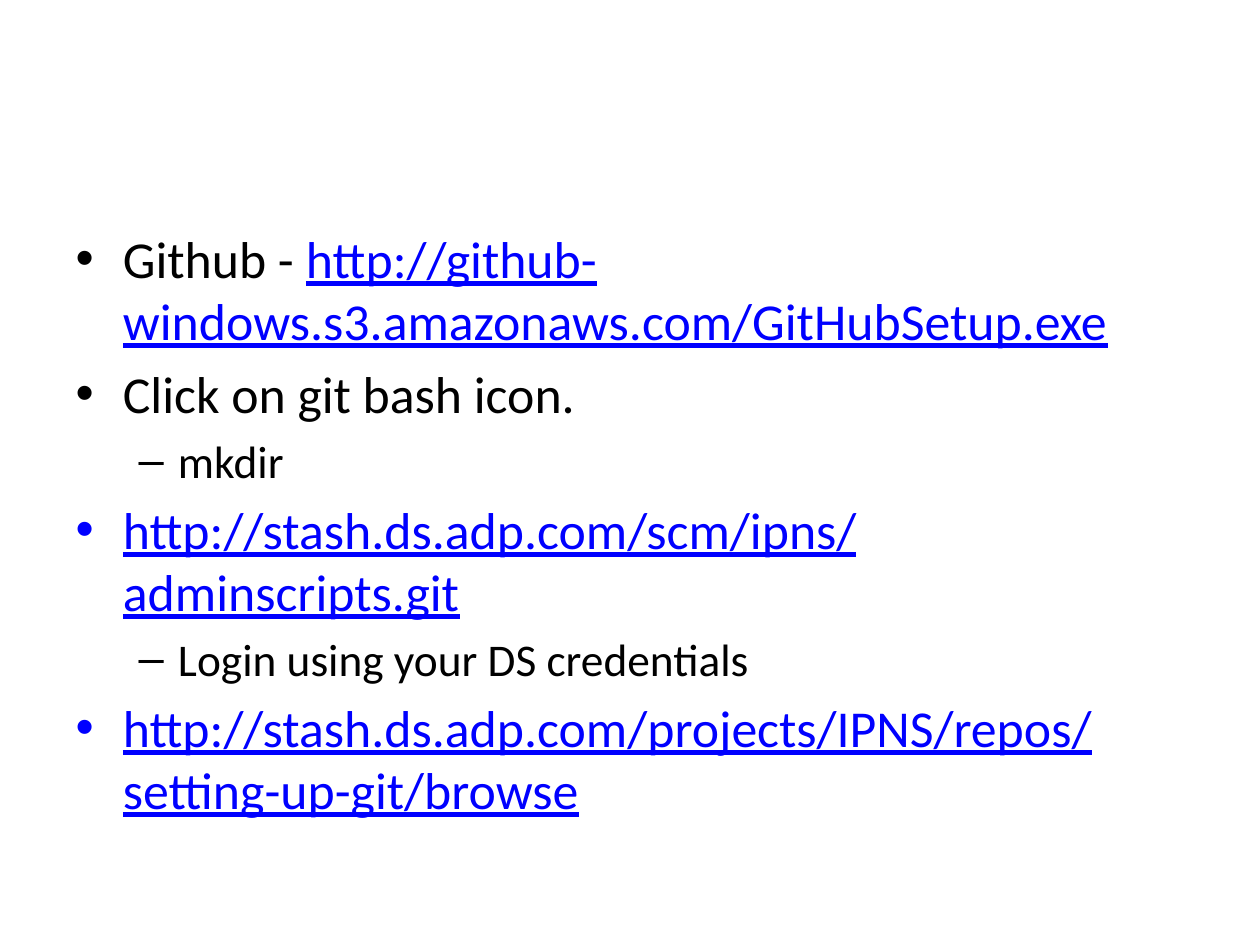
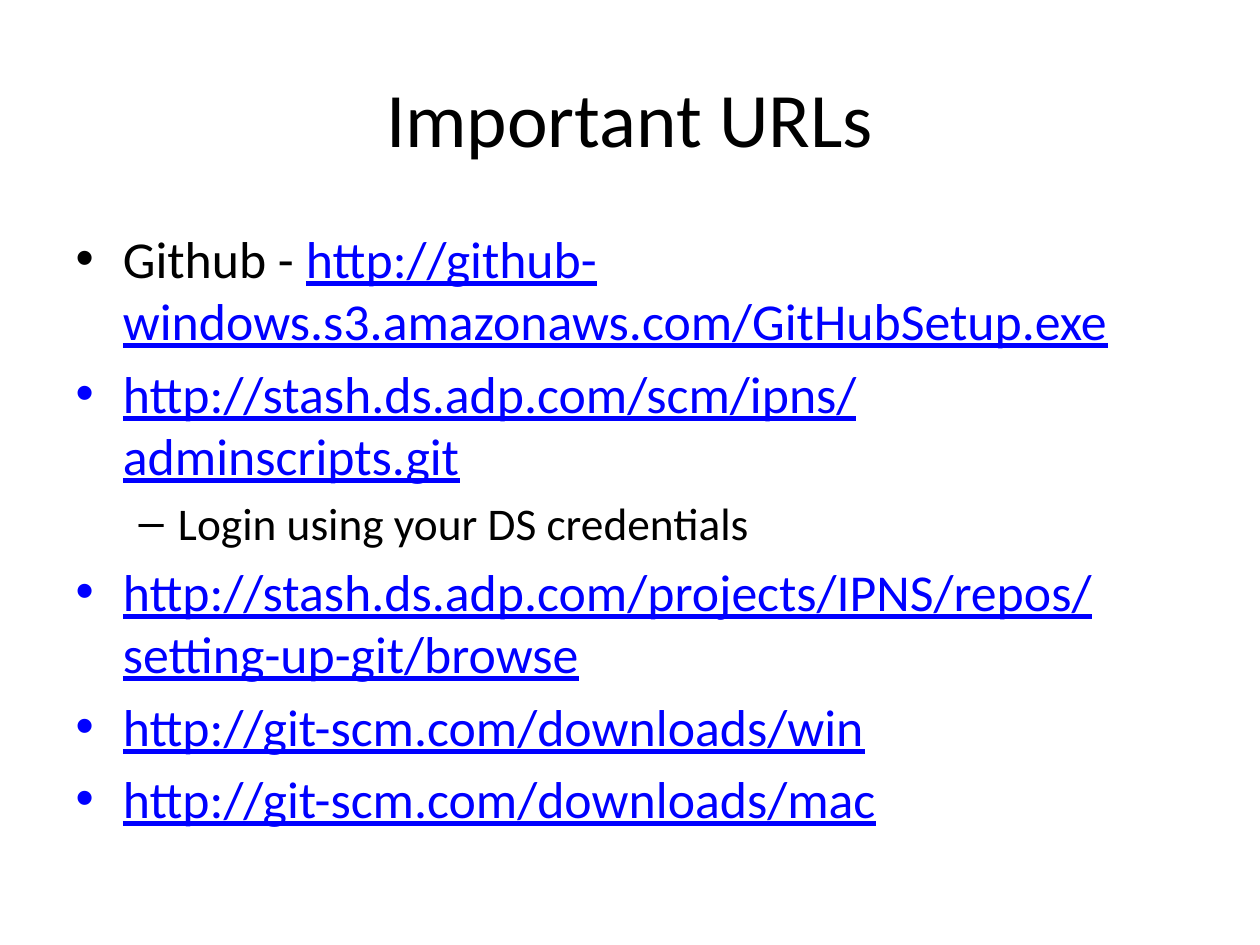
Before and after one commit to mbutry/GIT_test_repo, a slide deck: slide 2 of GIT training.pptx. Drawn at 1260x945 pixels with LibreOffice and Linux fonts; fonts in the diff are those of the drawing. Boxes give left, top, right and bottom in pixels: in the first picture for what was removed or moved away, otherwise in the second. Text is boxed around its words. In the diff, an @@ line names an element or a change of style, - is before the commit and + after.

Commit message:
again

```diff
--- a/GIT training.pptx
+++ b/GIT training.pptx
@@ title added at <box>386,97,873,160</box>, 44 pt, text #000000 @@
+Important URLs
@@ text at <box>123,377,575,479</box>: paragraphs removed @@
-• Click on git bash icon.
-  – mkdir
@@ text at <box>123,710,875,827</box>: paragraphs added @@
+• http://git-scm.com/downloads/win
+• http://git-scm.com/downloads/mac
```
